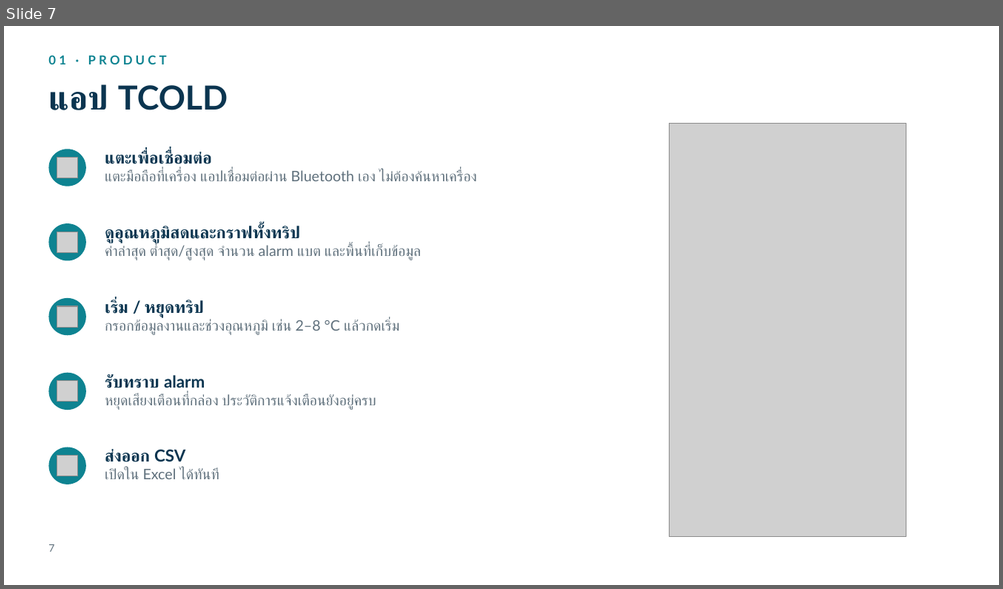
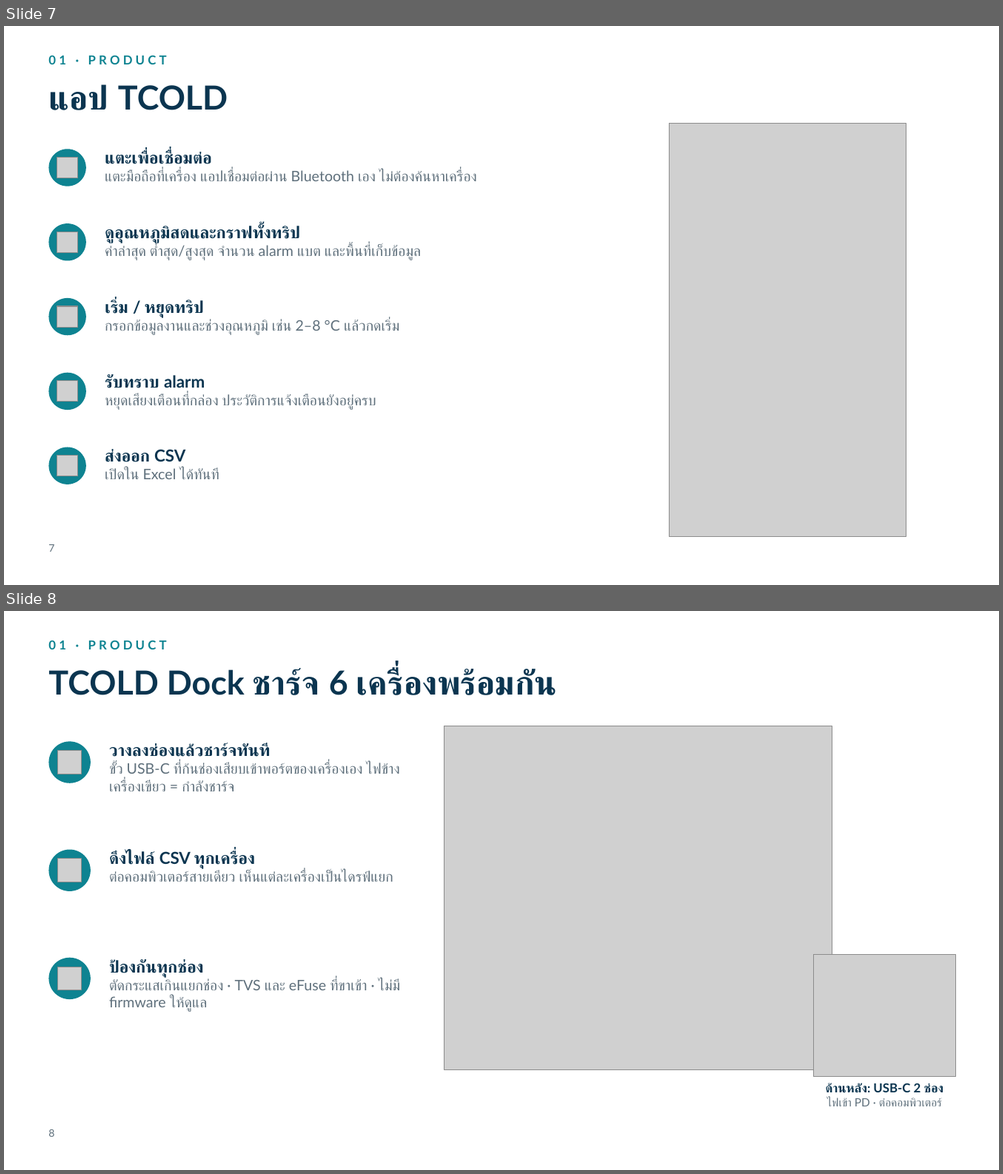
Before and after one commit to Cinnammonmio/mCOLD, a slide deck: mockup/out/TCOLD_presentation.pptx. Shown one above the other, each under a label of ours: slide 7 before the commit, slides 7 and 8 after it. The pictures are 1003x589 and 1003x1174 pixels, drawn with LibreOffice and Linux fonts; fonts in the diff are those of the drawing; grey boxes stand for pictures; background and template pictures are left out. Boxes give left, top, right and bottom in pixels: in the first picture for what was removed or moved away, otherwise in the second. Text is boxed around its words. In the diff, an @@ line names an element or a change of style, - is before the commit and + after.

```diff
--- a/mockup/out/TCOLD_presentation.pptx
+++ b/mockup/out/TCOLD_presentation.pptx
@@ slide 8 added at [4,611,999,1170], background #FFFFFF @@
@@ text added at [48,640,167,649], 12 pt, text #0E8391, bold @@
+01 · PRODUCT
@@ title added at [48,669,557,695], 32 pt, text #0B3550, bold @@
+TCOLD Dock ชาร์จ 6 เครื่องพร้อมกัน
@@ ellipse added at [48,741,91,783], fill #0E8391 @@
@@ text added at [109,743,399,792], 14 pt, text #5F707C @@
+วางลงช่องแล้วชาร์จทันที
+ขั้ว USB-C ที่ก้นช่องเสียบเข้าพอร์ตของเครื่องเอง ไฟข้างเครื่องเขียว = กำลังชาร์จ
@@ picture added at [444,726,832,1071] @@
@@ picture added at [58,751,81,774] @@
@@ ellipse added at [48,850,91,891], fill #0E8391 @@
@@ text added at [109,851,392,882], 14 pt, text #5F707C @@
+ดึงไฟล์ CSV ทุกเครื่อง
+ต่อคอมพิวเตอร์สายเดียว เห็นแต่ละเครื่องเป็นไดรฟ์แยก
@@ picture added at [58,859,81,882] @@
@@ ellipse added at [48,958,91,999], fill #0E8391 @@
@@ text added at [109,960,400,1012], 14 pt, text #5F707C @@
+ป้องกันทุกช่อง
+ตัดกระแสเกินแยกช่อง · TVS และ eFuse ที่ขาเข้า · ไม่มี firmware ให้ดูแล
@@ picture added at [814,955,956,1077] @@
@@ picture added at [58,967,81,990] @@
@@ text added at [825,1083,944,1107], 11 pt, text #5F707C @@
+ด้านหลัง: USB-C 2 ช่อง
+ไฟเข้า PD · ต่อคอมพิวเตอร์
@@ page number added at [48,1130,54,1137], 10 pt, text #5F707C @@
+8
```
Also in this commit, not shown: 1 slide changed, 1 other slide added, 26 other files.
